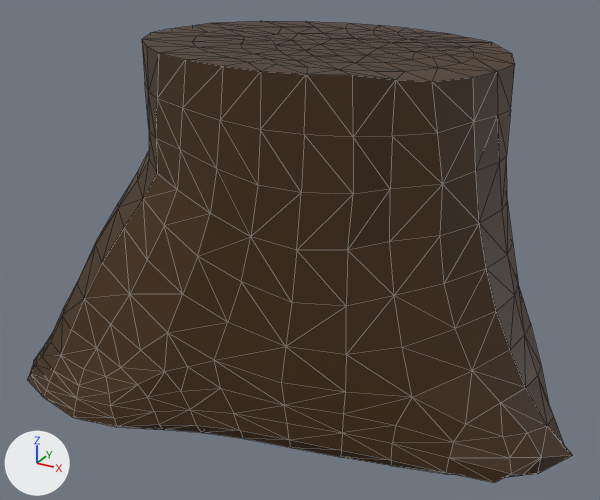
One commit to the glTF model static/models/forest/tree/TreeStump.glb: the scene before it, then after it.
One viewpoint serves both versions: a camera (50 mm lens) standing at (2.86, -5.24, 3.75) and looking at (-0.02, 0.0, 1.13). The axes (+X, +Y, +Z) are drawn at lower left. The lights are the same throughout. Mesh edges are drawn as thin lines. Where no turn or scale is listed for an object, it has been applied to the vertices.

The scene before the commit, as lines of its bpy script (objects in view):
```python
mat_material_001 = principled_material('Material.001')
mat_material_001.base_color = (0.0561, 0.0242, 0.00478)  # brown #432b0f
me_mesh = bpy.data.meshes.new('mesh')
me_mesh.from_pydata(...)  # 609 vertices, 1214 faces; spans x -2.06..2.22, y -1.43..1.71, z -0.02..2.74
me_mesh.materials.append(mat_material_001)  # brown #432b0f
ob_trunk = bpy.data.objects.new('Trunk', me_mesh)
ob_trunk.location = (0.002, 0.028, 0.002)
```
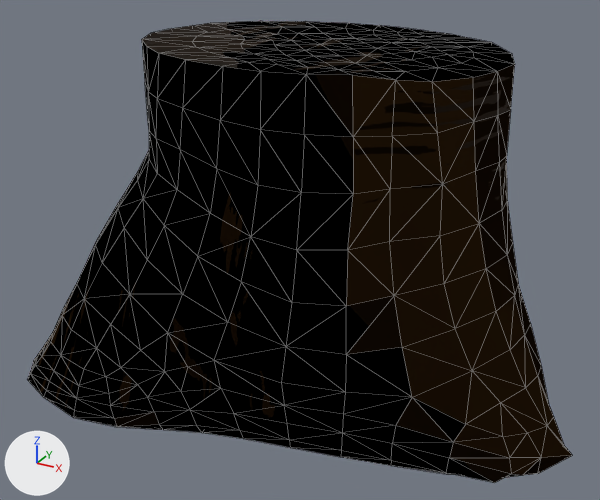
The newer file is also rescaled (x2.296), turned or shifted as a whole; pictures and numbers use the older file's frame.

Edits to the bpy script that builds the scene:
```text
Add img_treestump_basecolor:
    img_treestump_basecolor = load_image('TreeStump_BaseColor', '_unpacked/TreeStump_BaseColor', 1024, 1024, 'sRGB')
Add img_treestump_roughness_treestump_metallic:
    img_treestump_roughness_treestump_metallic = load_image('TreeStump_Roughness-TreeStump_Metallic', '_unpacked/TreeStump_Roughness-TreeStump_Metallic', 1024, 1024, 'Non-Color')
Add img_treestump_height:
    img_treestump_height = load_image('TreeStump_Height', '_unpacked/TreeStump_Height', 1024, 1024, 'Non-Color')
Change mat_material_001:
    remove # nodes: BsdfPrincipled, OutputMaterial
    remove # colours: brown #432b0f
    nodes: BsdfPrincipled, NormalMap, OutputMaterial, SeparateColor, TexImage x3
    uses the picture img_treestump_basecolor
    uses the picture img_treestump_height
    uses the picture img_treestump_roughness_treestump_metallic
```

Boxes [x1, y1, x2, y2] around the edits, measured in the pictures (600 x 500 px):
'Trunk', surface changed: [27, 21, 572, 483] in both
